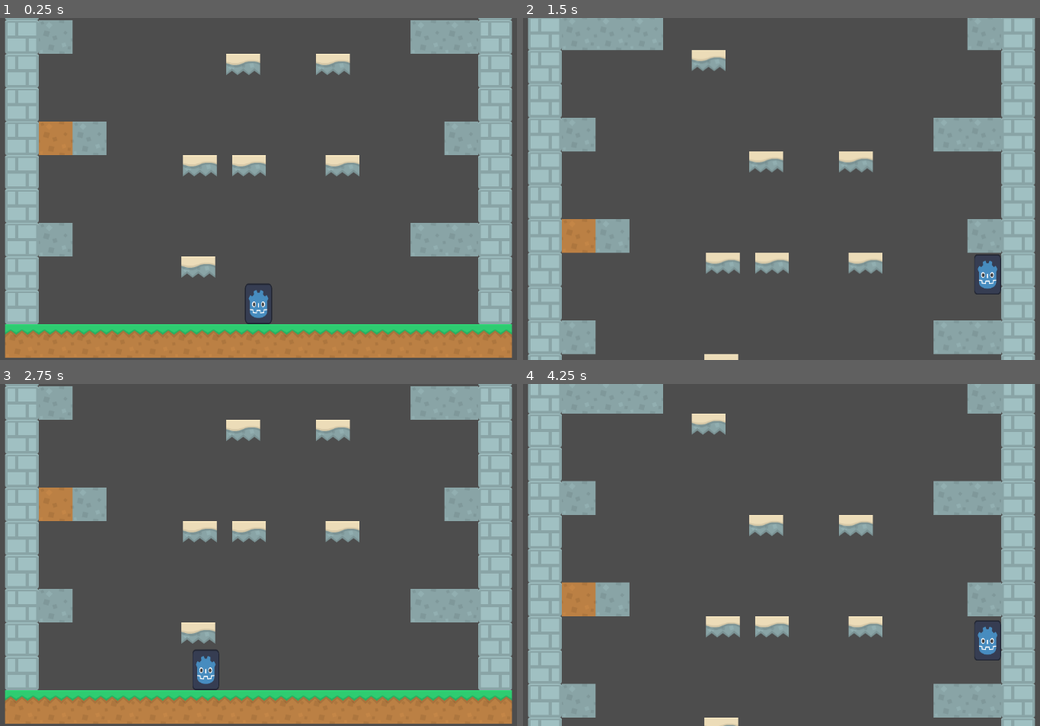
Above: before the commit, frames 1-4 (two rows, left to right).
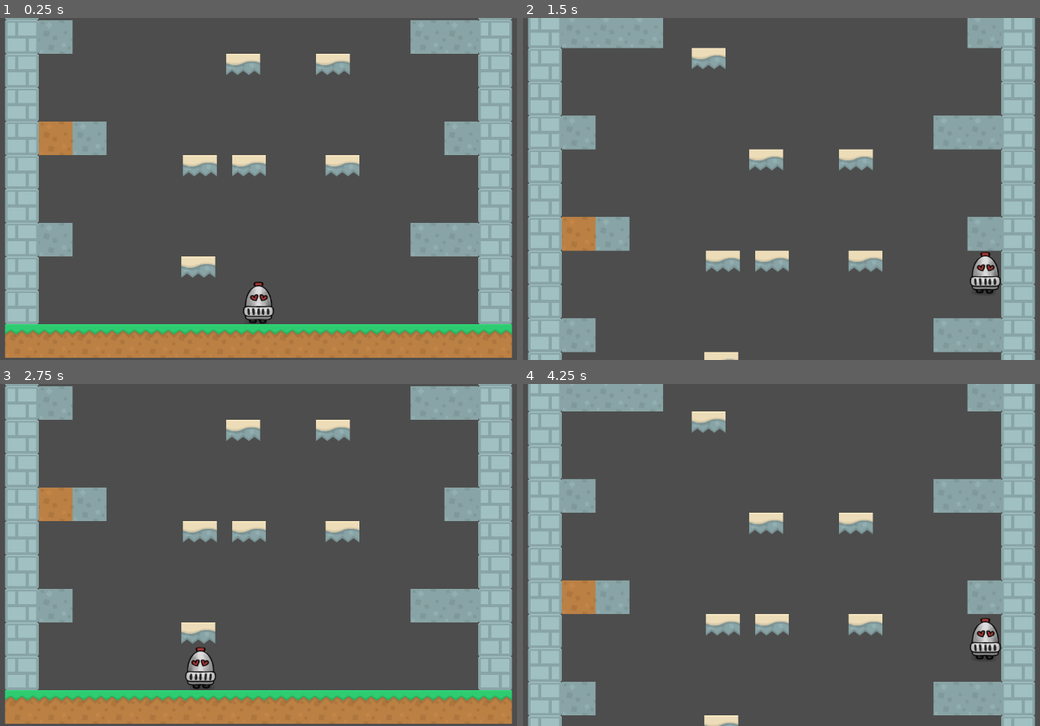
Above: after the commit, the same moments.

Repository: AllyJoho/princess-game
Game: Godot game, scene res://scenes/tower.tscn
The game is run twice, just before and just after one commit, with the same random seed, the same clock (stepped at 60 frames per second) and the same inputs.
Inputs:
- Up to frame 1 (0.25 s): no input
- Up to frame 2 (1.5 s): hold D (move_right) from 0.53 s (still down); tap Space (jump) at 0.6, 0.77, 1.07, 1.35 s
- Up to frame 3 (2.75 s): tap Space (jump) at 1.52, 1.82, 2.1 s; release D (move_right) at 2.03 s; hold A (move_left) from 2.03 s (still down)
- Up to frame 4 (4.25 s): release A (move_left) at 2.78 s; hold D (move_right) from 2.78 s (still down); tap Space (jump) at 2.85, 3.02, 3.32, 3.6, 3.77, 4.07 s

The runs differ from the first frame. In frame 1, 0.6% of the frame differs, in the area x 46-54%, y 77-90%; in frame 2, 4.1%; in frame 3, 0.6%; in frame 4, 4.3%, in the area x 0-100%, y 2-100%.

Commit message:
Initialized animations

Diff:
--- a/assets/image.svg
+++ /dev/null
@@ -1 +0,0 @@
-<svg xmlns="http://www.w3.org/2000/svg" width="128" height="128"><rect width="124" height="124" x="2" y="2" fill="#363d52" stroke="#212532" stroke-width="4" rx="14"/><g fill="#fff" transform="translate(12.322 12.322)scale(.101)"><path d="M105 673v33q407 354 814 0v-33z"/><path fill="#478cbf" d="m105 673 152 14q12 1 15 14l4 67 132 10 8-61q2-11 15-15h162q13 4 15 15l8 61 132-10 4-67q3-13 15-14l152-14V427q30-39 56-81-35-59-83-108-43 20-82 47-40-37-88-64 7-51 8-102-59-28-123-42-26 43-46 89-49-7-98 0-20-46-46-89-64 14-123 42 1 51 8 102-48 27-88 64-39-27-82-47-48 49-83 108 26 42 56 81zm0 33v39c0 276 813 276 814 0v-39l-134 12-5 69q-2 10-14 13l-162 11q-12 0-16-11l-10-65H446l-10 65q-4 11-16 11l-162-11q-12-3-14-13l-5-69z"/><path d="M483 600c0 34 58 34 58 0v-86c0-34-58-34-58 0z"/><circle cx="725" cy="526" r="90"/><circle cx="299" cy="526" r="90"/></g><g fill="#414042" transform="translate(12.322 12.322)scale(.101)"><circle cx="307" cy="532" r="60"/><circle cx="717" cy="532" r="60"/></g></svg>
--- a/scenes/Player.tscn
+++ b/scenes/Player.tscn
@@ -1,21 +1,348 @@
 [gd_scene format=3 uid="uid://xnlp11j8skng"]
 
-[ext_resource type="Texture2D" uid="uid://bfdpajlh07o60" path="res://assets/image.svg" id="1_p0vlq"]
 [ext_resource type="Script" uid="uid://c58i23drj2auo" path="res://scripts/player.gd" id="1_v6fml"]
+[ext_resource type="Texture2D" uid="uid://bjbuwxftg8fna" path="res://assets/sprites/player/KNIGHT.png" id="2_v6fml"]
 
 [sub_resource type="RectangleShape2D" id="RectangleShape2D_v6fml"]
+
+[sub_resource type="AtlasTexture" id="AtlasTexture_v6fml"]
+atlas = ExtResource("2_v6fml")
+region = Rect2(0, 1152, 192, 192)
+
+[sub_resource type="AtlasTexture" id="AtlasTexture_bruh7"]
+atlas = ExtResource("2_v6fml")
+region = Rect2(192, 1152, 192, 192)
+
+[sub_resource type="AtlasTexture" id="AtlasTexture_6eyey"]
+atlas = ExtResource("2_v6fml")
+region = Rect2(384, 1152, 192, 192)
+
+[sub_resource type="AtlasTexture" id="AtlasTexture_d3wef"]
+atlas = ExtResource("2_v6fml")
+region = Rect2(576, 1152, 192, 192)
+
+[sub_resource type="AtlasTexture" id="AtlasTexture_o4126"]
+atlas = ExtResource("2_v6fml")
+region = Rect2(768, 1152, 192, 192)
+
+[sub_resource type="AtlasTexture" id="AtlasTexture_lkdrv"]
+atlas = ExtResource("2_v6fml")
+region = Rect2(960, 1152, 192, 192)
+
+[sub_resource type="AtlasTexture" id="AtlasTexture_p7iby"]
+atlas = ExtResource("2_v6fml")
+region = Rect2(0, 576, 192, 192)
+
+[sub_resource type="AtlasTexture" id="AtlasTexture_0rnld"]
+atlas = ExtResource("2_v6fml")
+region = Rect2(192, 576, 192, 192)
+
+[sub_resource type="AtlasTexture" id="AtlasTexture_srp4u"]
+atlas = ExtResource("2_v6fml")
+region = Rect2(384, 576, 192, 192)
+
+[sub_resource type="AtlasTexture" id="AtlasTexture_jfpux"]
+atlas = ExtResource("2_v6fml")
+region = Rect2(576, 576, 192, 192)
+
+[sub_resource type="AtlasTexture" id="AtlasTexture_61ith"]
+atlas = ExtResource("2_v6fml")
+region = Rect2(768, 576, 192, 192)
+
+[sub_resource type="AtlasTexture" id="AtlasTexture_ebwui"]
+atlas = ExtResource("2_v6fml")
+region = Rect2(960, 576, 192, 192)
+
+[sub_resource type="AtlasTexture" id="AtlasTexture_sfy4j"]
+atlas = ExtResource("2_v6fml")
+region = Rect2(0, 960, 192, 192)
+
+[sub_resource type="AtlasTexture" id="AtlasTexture_gv3ic"]
+atlas = ExtResource("2_v6fml")
+region = Rect2(192, 960, 192, 192)
+
+[sub_resource type="AtlasTexture" id="AtlasTexture_b8lor"]
+atlas = ExtResource("2_v6fml")
+region = Rect2(384, 960, 192, 192)
+
+[sub_resource type="AtlasTexture" id="AtlasTexture_6e537"]
+atlas = ExtResource("2_v6fml")
+region = Rect2(576, 960, 192, 192)
+
+[sub_resource type="AtlasTexture" id="AtlasTexture_p07f3"]
+atlas = ExtResource("2_v6fml")
+region = Rect2(768, 960, 192, 192)
+
+[sub_resource type="AtlasTexture" id="AtlasTexture_viqgg"]
+atlas = ExtResource("2_v6fml")
+region = Rect2(960, 960, 192, 192)
+
+[sub_resource type="AtlasTexture" id="AtlasTexture_3li8b"]
+atlas = ExtResource("2_v6fml")
+region = Rect2(0, 0, 192, 192)
+
+[sub_resource type="AtlasTexture" id="AtlasTexture_mdl7e"]
+atlas = ExtResource("2_v6fml")
+region = Rect2(192, 0, 192, 192)
+
+[sub_resource type="AtlasTexture" id="AtlasTexture_qu4a1"]
+atlas = ExtResource("2_v6fml")
+region = Rect2(384, 0, 192, 192)
+
+[sub_resource type="AtlasTexture" id="AtlasTexture_70d11"]
+atlas = ExtResource("2_v6fml")
+region = Rect2(576, 0, 192, 192)
+
+[sub_resource type="AtlasTexture" id="AtlasTexture_cw2d6"]
+atlas = ExtResource("2_v6fml")
+region = Rect2(768, 0, 192, 192)
+
+[sub_resource type="AtlasTexture" id="AtlasTexture_khinc"]
+atlas = ExtResource("2_v6fml")
+region = Rect2(960, 0, 192, 192)
+
+[sub_resource type="AtlasTexture" id="AtlasTexture_fgkxt"]
+atlas = ExtResource("2_v6fml")
+region = Rect2(0, 384, 192, 192)
+
+[sub_resource type="AtlasTexture" id="AtlasTexture_xsi7p"]
+atlas = ExtResource("2_v6fml")
+region = Rect2(192, 384, 192, 192)
+
+[sub_resource type="AtlasTexture" id="AtlasTexture_1jpwa"]
+atlas = ExtResource("2_v6fml")
+region = Rect2(384, 384, 192, 192)
+
+[sub_resource type="AtlasTexture" id="AtlasTexture_pfeki"]
+atlas = ExtResource("2_v6fml")
+region = Rect2(576, 384, 192, 192)
+
+[sub_resource type="AtlasTexture" id="AtlasTexture_axnmu"]
+atlas = ExtResource("2_v6fml")
+region = Rect2(768, 384, 192, 192)
+
+[sub_resource type="AtlasTexture" id="AtlasTexture_fvsjc"]
+atlas = ExtResource("2_v6fml")
+region = Rect2(960, 384, 192, 192)
+
+[sub_resource type="AtlasTexture" id="AtlasTexture_hxdpb"]
+atlas = ExtResource("2_v6fml")
+region = Rect2(0, 768, 192, 192)
+
+[sub_resource type="AtlasTexture" id="AtlasTexture_agngo"]
+atlas = ExtResource("2_v6fml")
+region = Rect2(192, 768, 192, 192)
+
+[sub_resource type="AtlasTexture" id="AtlasTexture_qrixf"]
+atlas = ExtResource("2_v6fml")
+region = Rect2(384, 768, 192, 192)
+
+[sub_resource type="AtlasTexture" id="AtlasTexture_qmt83"]
+atlas = ExtResource("2_v6fml")
+region = Rect2(576, 768, 192, 192)
+
+[sub_resource type="AtlasTexture" id="AtlasTexture_m4as6"]
+atlas = ExtResource("2_v6fml")
+region = Rect2(768, 768, 192, 192)
+
+[sub_resource type="AtlasTexture" id="AtlasTexture_b1r6t"]
+atlas = ExtResource("2_v6fml")
+region = Rect2(960, 768, 192, 192)
+
+[sub_resource type="AtlasTexture" id="AtlasTexture_c0asu"]
+atlas = ExtResource("2_v6fml")
+region = Rect2(0, 192, 192, 192)
+
+[sub_resource type="AtlasTexture" id="AtlasTexture_fq1a3"]
+atlas = ExtResource("2_v6fml")
+region = Rect2(192, 192, 192, 192)
+
+[sub_resource type="AtlasTexture" id="AtlasTexture_gu4mg"]
+atlas = ExtResource("2_v6fml")
+region = Rect2(384, 192, 192, 192)
+
+[sub_resource type="AtlasTexture" id="AtlasTexture_tk6la"]
+atlas = ExtResource("2_v6fml")
+region = Rect2(576, 192, 192, 192)
+
+[sub_resource type="AtlasTexture" id="AtlasTexture_yrxk4"]
+atlas = ExtResource("2_v6fml")
+region = Rect2(768, 192, 192, 192)
+
+[sub_resource type="AtlasTexture" id="AtlasTexture_eg1p0"]
+atlas = ExtResource("2_v6fml")
+region = Rect2(960, 192, 192, 192)
+
+[sub_resource type="SpriteFrames" id="SpriteFrames_bruh7"]
+animations = [{
+"frames": [{
+"duration": 1.0,
+"texture": SubResource("AtlasTexture_v6fml")
+}, {
+"duration": 1.0,
+"texture": SubResource("AtlasTexture_bruh7")
+}, {
+"duration": 1.0,
+"texture": SubResource("AtlasTexture_6eyey")
+}, {
+"duration": 1.0,
+"texture": SubResource("AtlasTexture_d3wef")
+}, {
+"duration": 1.0,
+"texture": SubResource("AtlasTexture_o4126")
+}, {
+"duration": 1.0,
+"texture": SubResource("AtlasTexture_lkdrv")
+}],
+"loop": true,
+"name": &"bonk",
+"speed": 5.0
+}, {
+"frames": [{
+"duration": 1.0,
+"texture": SubResource("AtlasTexture_p7iby")
+}, {
+"duration": 1.0,
+"texture": SubResource("AtlasTexture_0rnld")
+}, {
+"duration": 1.0,
+"texture": SubResource("AtlasTexture_srp4u")
+}, {
+"duration": 1.0,
+"texture": SubResource("AtlasTexture_jfpux")
+}, {
+"duration": 1.0,
+"texture": SubResource("AtlasTexture_61ith")
+}, {
+"duration": 1.0,
+"texture": SubResource("AtlasTexture_ebwui")
+}],
+"loop": true,
+"name": &"fall",
+"speed": 5.0
+}, {
+"frames": [{
+"duration": 1.0,
+"texture": SubResource("AtlasTexture_sfy4j")
+}, {
+"duration": 1.0,
+"texture": SubResource("AtlasTexture_gv3ic")
+}, {
+"duration": 1.0,
+"texture": SubResource("AtlasTexture_b8lor")
+}, {
+"duration": 1.0,
+"texture": SubResource("AtlasTexture_6e537")
+}, {
+"duration": 1.0,
+"texture": SubResource("AtlasTexture_p07f3")
+}, {
+"duration": 1.0,
+"texture": SubResource("AtlasTexture_viqgg")
+}],
+"loop": true,
+"name": &"grab",
+"speed": 5.0
+}, {
+"frames": [{
+"duration": 1.0,
+"texture": SubResource("AtlasTexture_3li8b")
+}, {
+"duration": 1.0,
+"texture": SubResource("AtlasTexture_mdl7e")
+}, {
+"duration": 1.0,
+"texture": SubResource("AtlasTexture_qu4a1")
+}, {
+"duration": 1.0,
+"texture": SubResource("AtlasTexture_70d11")
+}, {
+"duration": 1.0,
+"texture": SubResource("AtlasTexture_cw2d6")
+}, {
+"duration": 1.0,
+"texture": SubResource("AtlasTexture_khinc")
+}],
+"loop": true,
+"name": &"idle",
+"speed": 7.0
+}, {
+"frames": [{
+"duration": 1.0,
+"texture": SubResource("AtlasTexture_fgkxt")
+}, {
+"duration": 1.0,
+"texture": SubResource("AtlasTexture_xsi7p")
+}, {
+"duration": 1.0,
+"texture": SubResource("AtlasTexture_1jpwa")
+}, {
+"duration": 1.0,
+"texture": SubResource("AtlasTexture_pfeki")
+}, {
+"duration": 1.0,
+"texture": SubResource("AtlasTexture_axnmu")
+}, {
+"duration": 1.0,
+"texture": SubResource("AtlasTexture_fvsjc")
+}],
+"loop": true,
+"name": &"jump",
+"speed": 5.0
+}, {
+"frames": [{
+"duration": 1.0,
+"texture": SubResource("AtlasTexture_hxdpb")
+}, {
+"duration": 1.0,
+"texture": SubResource("AtlasTexture_agngo")
+}, {
+"duration": 1.0,
+"texture": SubResource("AtlasTexture_qrixf")
+}, {
+"duration": 1.0,
+"texture": SubResource("AtlasTexture_qmt83")
+}, {
+"duration": 1.0,
+"texture": SubResource("AtlasTexture_m4as6")
+}, {
+"duration": 1.0,
+"texture": SubResource("AtlasTexture_b1r6t")
+}],
+"loop": true,
+"name": &"love",
+"speed": 5.0
+}, {
+"frames": [{
+"duration": 1.0,
+"texture": SubResource("AtlasTexture_c0asu")
+}, {
+"duration": 1.0,
+"texture": SubResource("AtlasTexture_fq1a3")
+}, {
+"duration": 1.0,
+"texture": SubResource("AtlasTexture_gu4mg")
+}, {
+"duration": 1.0,
+"texture": SubResource("AtlasTexture_tk6la")
+}, {
+"duration": 1.0,
+"texture": SubResource("AtlasTexture_yrxk4")
+}, {
+"duration": 1.0,
+"texture": SubResource("AtlasTexture_eg1p0")
+}],
+"loop": true,
+"name": &"walk",
+"speed": 5.0
+}]
 
 [node name="CharacterBody2D" type="CharacterBody2D" unique_id=1334906514]
 script = ExtResource("1_v6fml")
 
-[node name="Sprite2D" type="Sprite2D" parent="." unique_id=1777005279]
-position = Vector2(0, -38)
-scale = Vector2(0.4, 0.6)
-texture = ExtResource("1_p0vlq")
-
 [node name="CollisionShape2D" type="CollisionShape2D" parent="." unique_id=447563033]
-position = Vector2(0, -38.000004)
-scale = Vector2(2.579998, 3.8399975)
+position = Vector2(0, -40)
+scale = Vector2(3, 4)
 shape = SubResource("RectangleShape2D_v6fml")
 
 [node name="Camera2D" type="Camera2D" parent="." unique_id=754583823]
@@ -23,3 +350,9 @@
 limit_left = 0
 limit_right = 0
 limit_bottom = 100
+
+[node name="AnimatedSprite2D" type="AnimatedSprite2D" parent="." unique_id=1420514329]
+position = Vector2(-2, -34)
+scale = Vector2(0.75, 0.75)
+sprite_frames = SubResource("SpriteFrames_bruh7")
+animation = &"bonk"
--- a/scripts/player.gd
+++ b/scripts/player.gd
@@ -1,9 +1,14 @@
 extends CharacterBody2D
 
+@onready var animated_sprite_2d: AnimatedSprite2D = $AnimatedSprite2D
 @export var speed = 700
 @export var gravity = 30
 @export var jump_force = 900
 @export var max_fall = 2000
+
+func _ready():
+	animated_sprite_2d.stop()
+	animated_sprite_2d.play("idle")
 
 func _physics_process(_delta: float) -> void:
 	if !is_on_floor():
@@ -17,4 +22,17 @@
 	var horizonal_direction = Input.get_axis("move_left","move_right" )
 	velocity.x = speed  * horizonal_direction
 	move_and_slide()
-	pass
+	if velocity.y < 0:
+		animated_sprite_2d.play("fall")
+		animated_sprite_2d.flip_h = true
+	elif velocity.y > 0:
+		animated_sprite_2d.play("jump")
+		animated_sprite_2d.flip_h = false
+	elif horizonal_direction < 0:
+		animated_sprite_2d.play("walk")
+		animated_sprite_2d.flip_h = true
+	elif horizonal_direction > 0:
+		animated_sprite_2d.play("walk")
+		animated_sprite_2d.flip_h = false
+	else:
+		animated_sprite_2d.play("idle")
Not shown, changed: assets/sprites/player/KNIGHT.png.import
